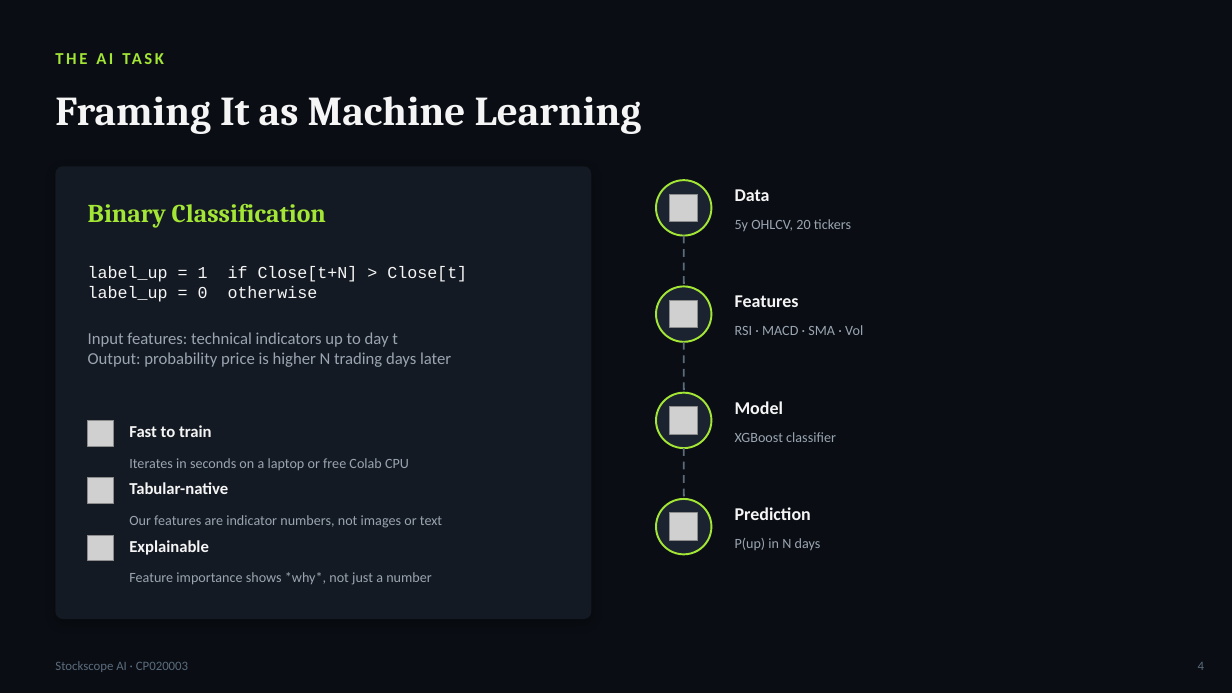
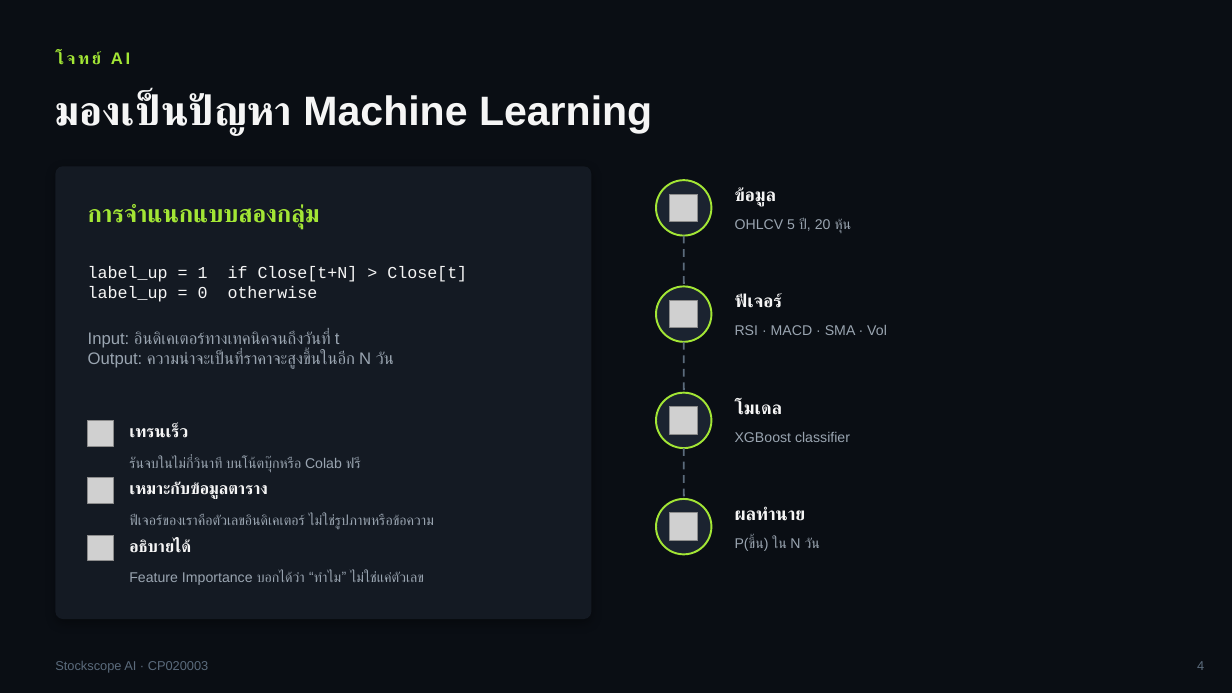
Before and after one commit to txphichatwanich19-rgb/stockscope, a slide deck: slide 4 of ml/stock_direction_presentation.pptx. Drawn at 1232x693 pixels with LibreOffice and Linux fonts; fonts in the diff are those of the drawing; grey boxes stand for pictures. Boxes give left, top, right and bottom in pixels: in the first picture for what was removed or moved away, otherwise in the second. Text is boxed around its words. In the diff, an @@ line names an element or a change of style, - is before the commit and + after.

```diff
--- a/ml/stock_direction_presentation.pptx
+++ b/ml/stock_direction_presentation.pptx
@@ text at [55, 42, 795, 74]: text changed; font Calibri to Arial @@
-THE AI TASK
+โจทย์ AI
@@ text at [55, 92, 652, 136]: text changed; font Cambria to Arial @@
-Framing It as Machine Learning
+มองเป็นปัญหา Machine Learning
@@ text at [88, 204, 320, 229]: text changed; size 20 to 19 pt; font Cambria to Arial @@
-Binary Classification
+การจำแนกแบบสองกลุ่ม
@@ text at [735, 188, 776, 207]: text changed; font Calibri to Arial @@
-Data
+ข้อมูล
@@ text at [735, 218, 852, 233]: text changed; font Calibri to Arial @@
-5y OHLCV, 20 tickers
+OHLCV 5 ปี, 20 หุ้น
@@ text at [735, 294, 782, 308]: text changed; font Calibri to Arial @@
-Features
+ฟีเจอร์
@@ text at [88, 332, 394, 369]: text changed; font Calibri to Arial @@
-Input features: technical indicators up to day t
-Output: probability price is higher N trading days later
+Input: อินดิเคเตอร์ทางเทคนิคจนถึงวันที่ t
+Output: ความน่าจะเป็นที่ราคาจะสูงขึ้นในอีก N วัน
@@ text at [735, 400, 782, 415]: text changed; font Calibri to Arial @@
-Model
+โมเดล
@@ text at [129, 425, 188, 438]: text changed; font Calibri to Arial @@
-Fast to train
+เทรนเร็ว
@@ font Calibri to Arial in 3 elements at [55, 661, 209, 673], [735, 325, 887, 335], [735, 432, 850, 442] @@
@@ text at [129, 456, 360, 472]: text changed; font Calibri to Arial @@
-Iterates in seconds on a laptop or free Colab CPU
+รันจบในไม่กี่วินาที บนโน้ตบุ๊กหรือ Colab ฟรี
@@ text at [129, 482, 268, 499]: text changed; font Calibri to Arial @@
-Tabular-native
+เหมาะกับข้อมูลตาราง
@@ text at [735, 506, 806, 521]: text changed; font Calibri to Arial @@
-Prediction
+ผลทำนาย
@@ text at [129, 514, 434, 529]: text changed; font Calibri to Arial @@
-Our features are indicator numbers, not images or text
+ฟีเจอร์ของเราคือตัวเลขอินดิเคเตอร์ ไม่ใช่รูปภาพหรือข้อความ
@@ text at [129, 539, 190, 553]: text changed; font Calibri to Arial @@
-Explainable
+อธิบายได้
@@ text at [735, 537, 820, 551]: text changed; font Calibri to Arial @@
-P(up) in N days
+P(ขึ้น) ใน N วัน
@@ text at [129, 571, 424, 585]: text changed; font Calibri to Arial @@
-Feature importance shows *why*, not just a number
+Feature Importance บอกได้ว่า “ทำไม” ไม่ใช่แค่ตัวเลข
```
Also in this commit, not shown: 9 other slides changed, 5 slides added, 5 slides removed, 1 other file.
